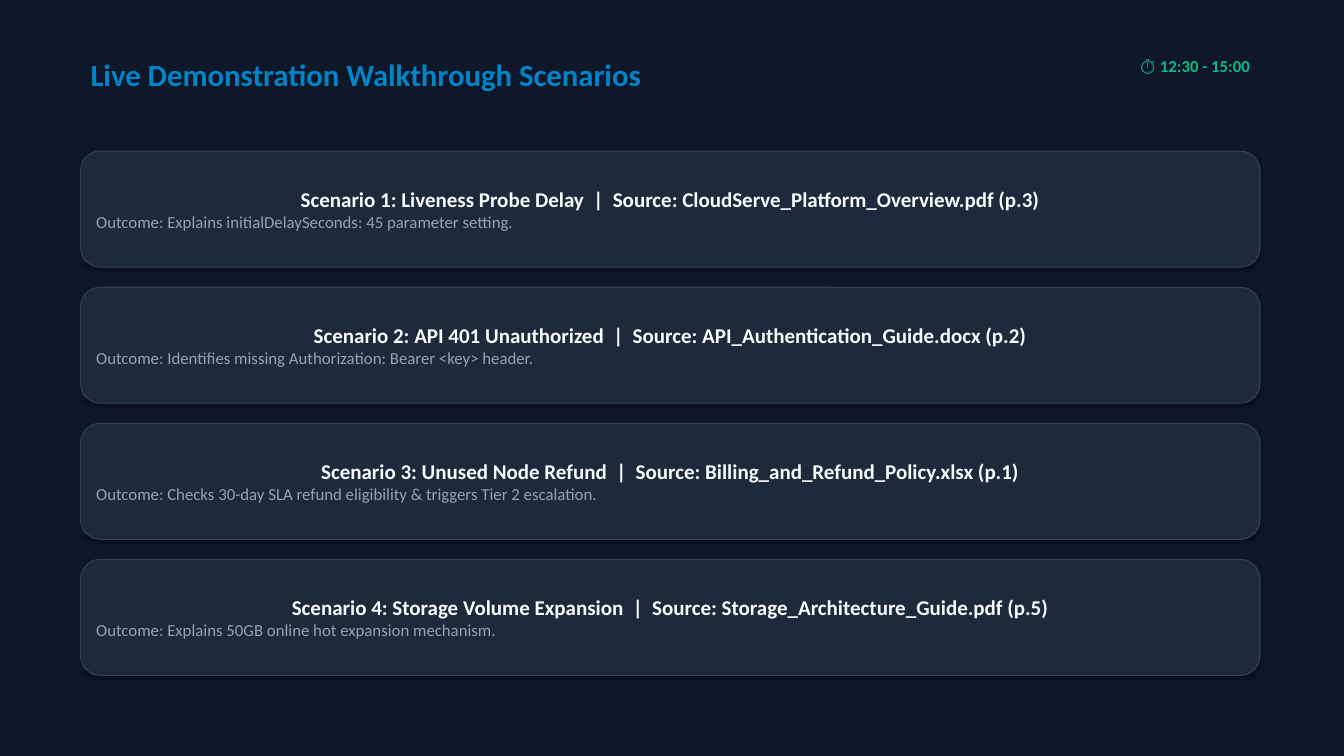
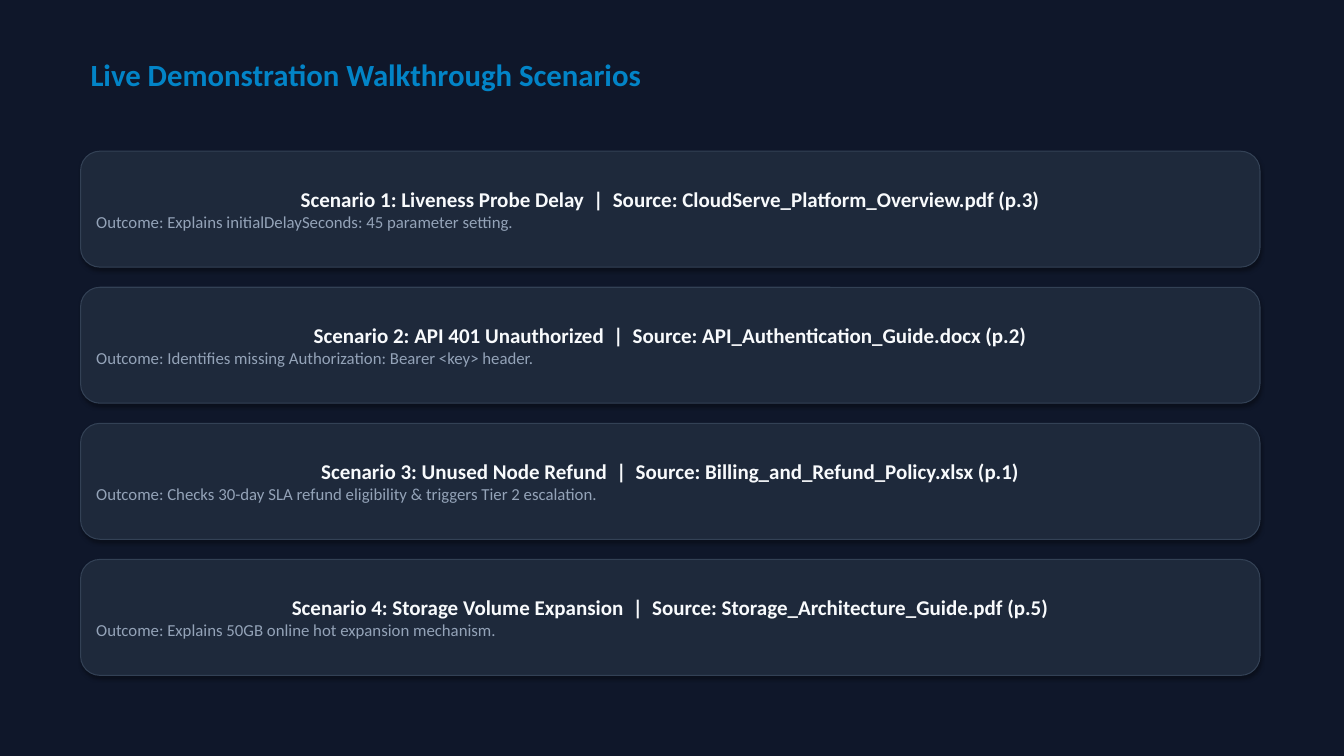
Before and after one commit to amankumar5/cloudserve-support-copilot, a slide deck: slide 8 of Capstone_Pack/04_Submission/AmanKumar_Capstone_Presentation.pptx. Drawn at 1344x756 pixels with LibreOffice and Linux fonts; fonts in the diff are those of the drawing. Boxes give left, top, right and bottom in pixels: in the first picture for what was removed or moved away, otherwise in the second. Text is boxed around its words. In the diff, an @@ line names an element or a change of style, - is before the commit and + after.

```diff
--- a/Capstone_Pack/04_Submission/AmanKumar_Capstone_Presentation.pptx
+++ b/Capstone_Pack/04_Submission/AmanKumar_Capstone_Presentation.pptx
@@ text removed at bbox=[1160, 61, 1250, 72] @@
-⏱ 12:30 - 15:00
```
Also in this commit, not shown: 8 other slides changed, 1 other file.
